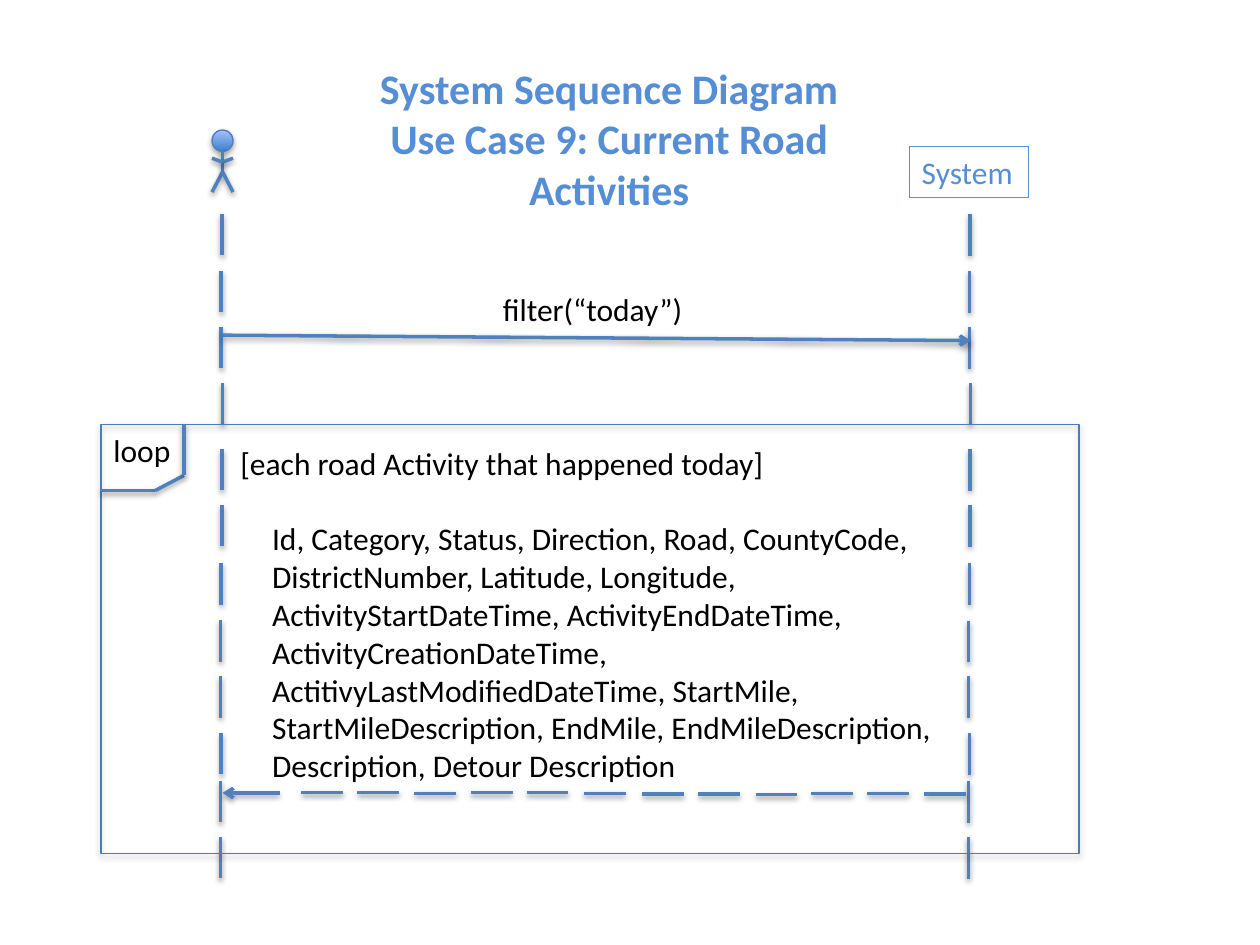
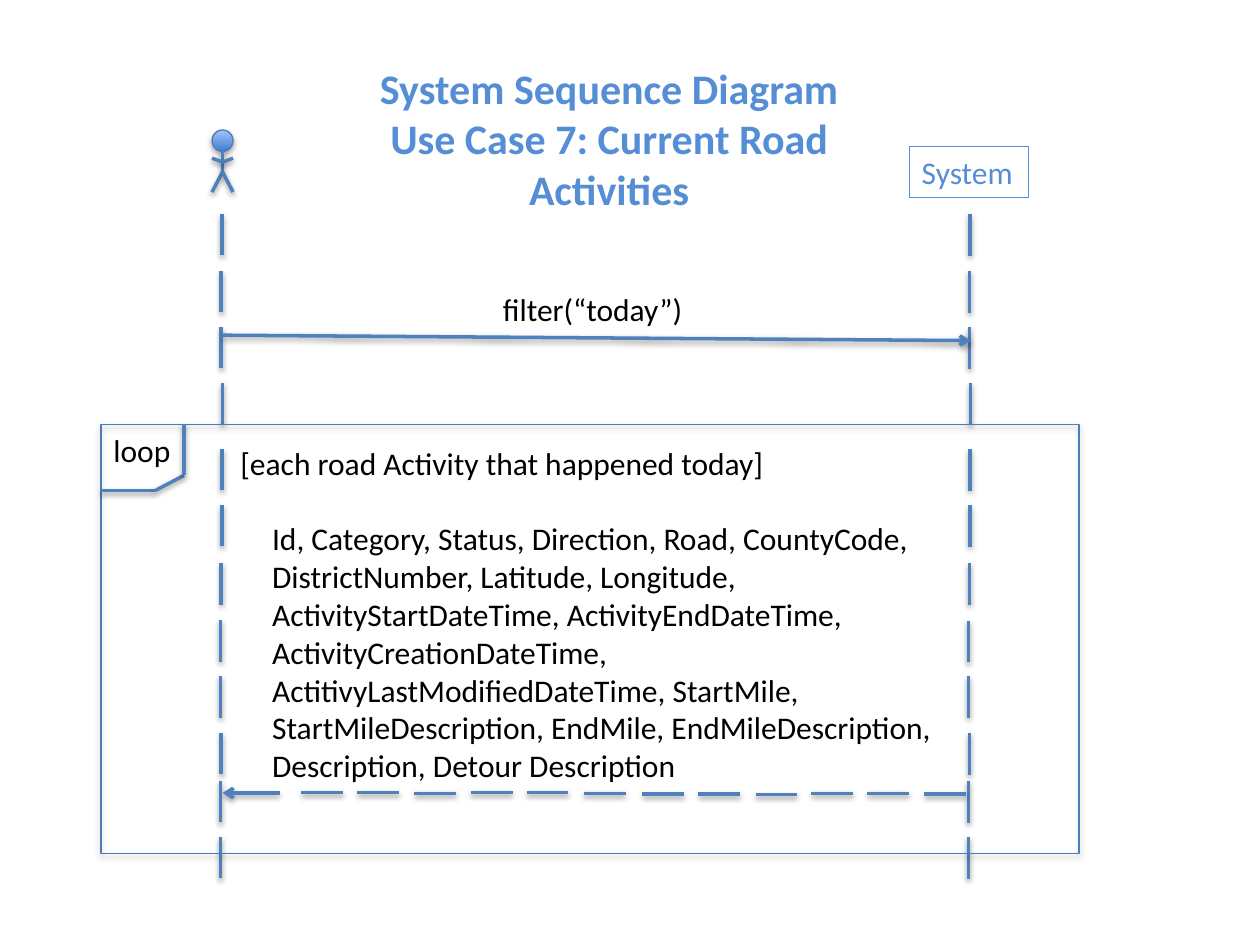
Before and after one commit to niemilkm/csc440-KevinNiemiller, a slide deck: slide 9 of deliverables/iteration3/other/DomainModel_SSD_ClassDiagrams.pptx (slide 8 before the commit). Drawn at 1260x945 pixels with LibreOffice and Linux fonts; fonts in the diff are those of the drawing. Boxes give left, top, right and bottom in pixels: in the first picture for what was removed or moved away, otherwise in the second. Text is boxed around its words. In the diff, an @@ line names an element or a change of style, - is before the commit and + after.

```diff
--- a/deliverables/iteration3/other/DomainModel_SSD_ClassDiagrams.pptx
+++ b/deliverables/iteration3/other/DomainModel_SSD_ClassDiagrams.pptx
@@ text at box(390, 124, 828, 206): text changed @@
-Use Case 9: Current Road Activities
+Use Case 7: Current Road Activities
```
Also in this commit, not shown: 5 other slides changed, 1 slide added, 2 other files.
